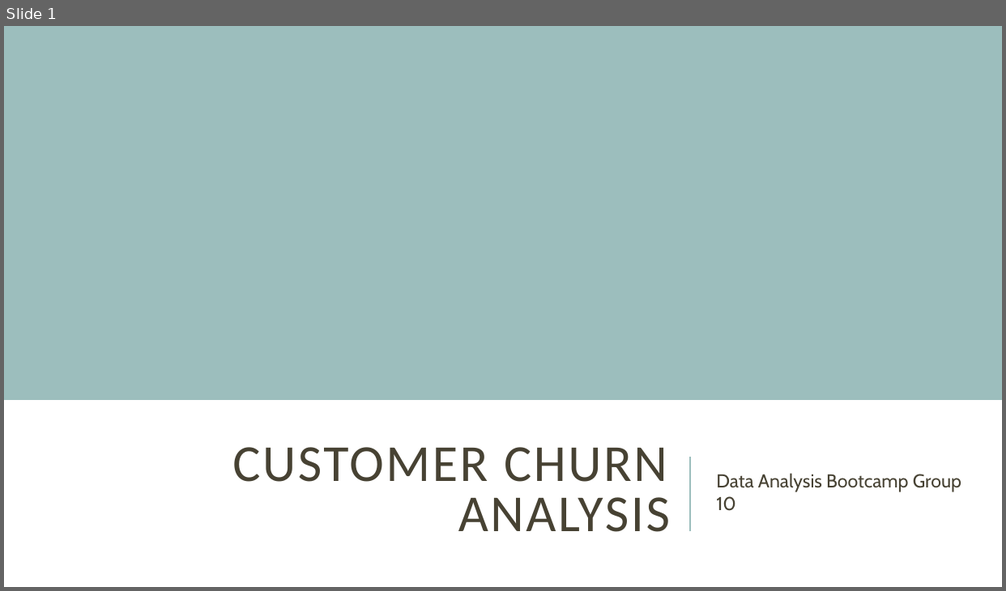
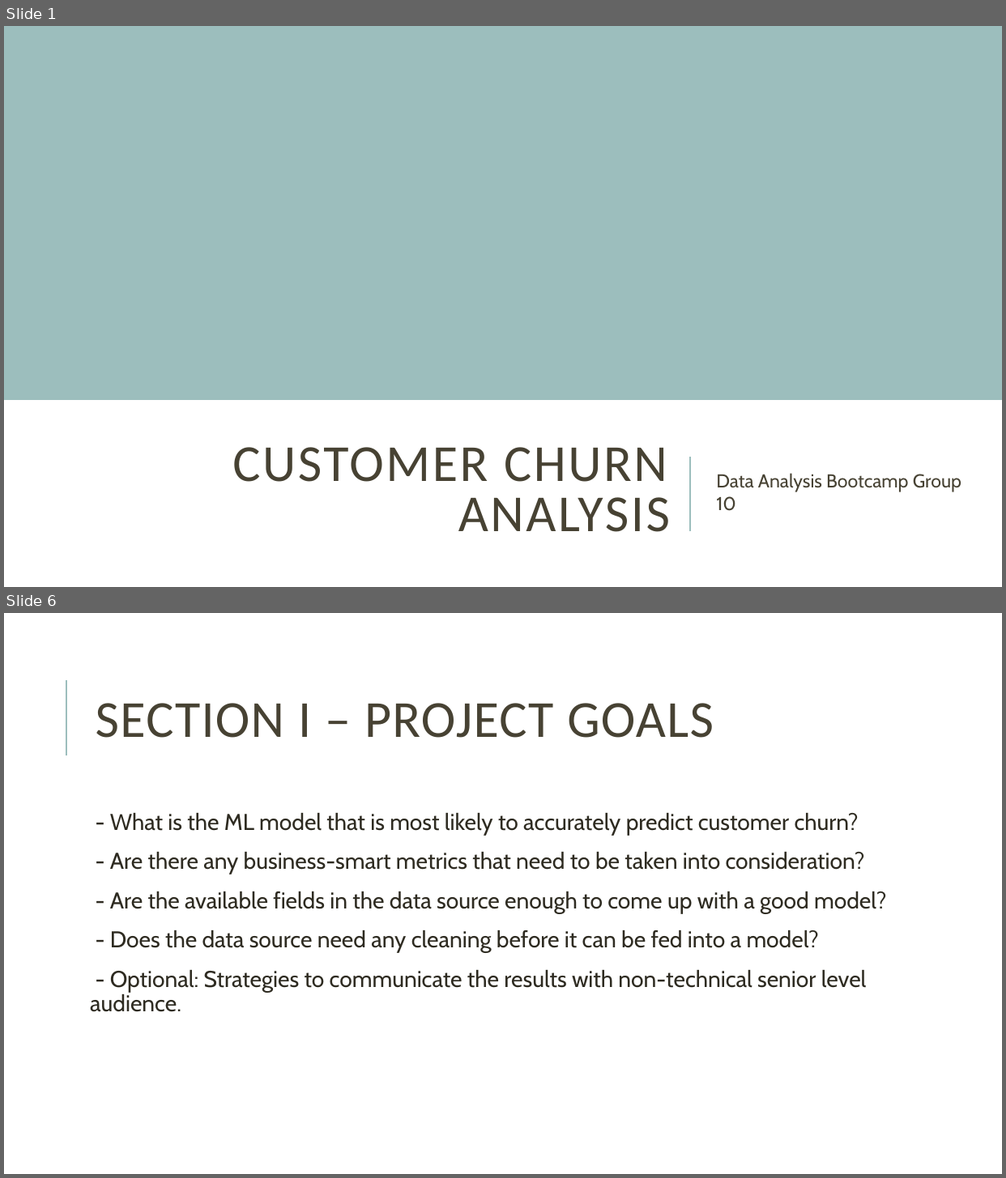
Before and after one commit to XDarkPhoenixes/Group_10, a slide deck: Group10v1.pptx. Shown one above the other, each under a label of ours: slide 1 before the commit, slides 1 and 6 after it; the slides between them are not shown. The pictures are 1006x591 and 1006x1178 pixels, drawn with LibreOffice and Linux fonts; fonts in the diff are those of the drawing. Boxes give left, top, right and bottom in pixels: in the first picture for what was removed or moved away, otherwise in the second. Text is boxed around its words. In the diff, an @@ line names an element or a change of style, - is before the commit and + after.

Commit message:
ppt update

```diff
--- a/Group10v1.pptx
+++ b/Group10v1.pptx
@@ slide 6 added at (4,613,1002,1174), background #FFFFFF @@
@@ line added from (66, 756) to (66, 680), #9CBEBD 1.5 pt @@
@@ title added at (96,703,714,738), 50 pt, text #474233 @@
+SECTION I – PROJECT GOALS
@@ text added at (90,813,886,1012), 22 pt, text #2E2B21 @@
+  - What is the ML model that is most likely to accurately predict customer churn?
+  - Are there any business-smart metrics that need to be taken into consideration?
+  - Are the available fields in the data source enough to come up with a good model?
+  - Does the data source need any cleaning before it can be fed into a model?
+  - Optional: Strategies to communicate the results with non-technical senior level audience.
```
Also in this commit, not shown: 1 slide changed, 3 other slides added.
